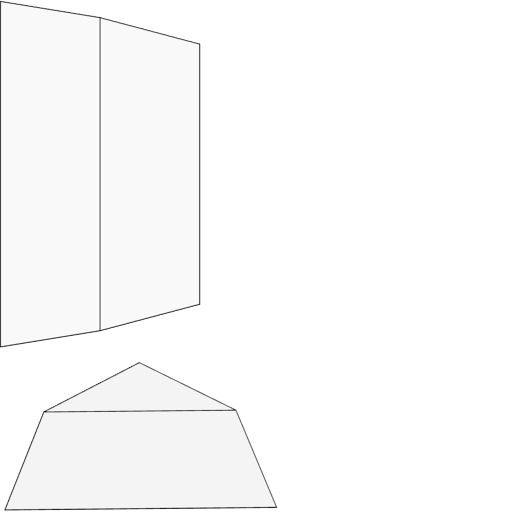
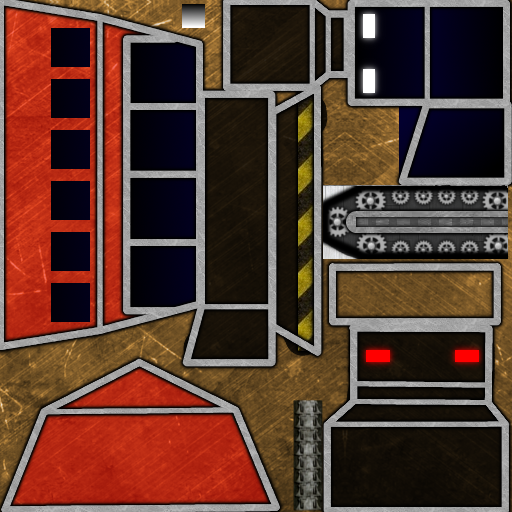
Layer changes from the first 512×512 image to the second:
added layer "Livello incollato#10" above "perimetro2" over (x1=293, y1=185, x2=508, y2=511)
added layer "perimetro2" above "perimetro2 copia" over (x1=0, y1=0, x2=512, y2=512)
added layer "perimetro2 copia" above "danger" over (x1=0, y1=0, x2=512, y2=512)
added layer "danger" above "danger copia" over (x1=298, y1=89, x2=319, y2=351)
added layer "danger copia" above "sfuma" over (x1=292, y1=83, x2=325, y2=357)
added layer "sfuma" above "luci copia" over (x1=182, y1=4, x2=205, y2=27)
added layer "luci copia" above "luci" over (x1=352, y1=3, x2=490, y2=373)
added layer "luci" above "scuro" over (x1=363, y1=14, x2=479, y2=362)
added layer "scuro" (80%) above "vetro" over (x1=183, y1=0, x2=509, y2=512)
added layer "vetro" above "colore" over (x1=51, y1=4, x2=510, y2=322)
added layer "colore" (50%) above "Livello incollato copia" over (x1=0, y1=3, x2=273, y2=512)
added layer "Livello incollato copia" above "euf_saving_vehicle.png" over (x1=0, y1=0, x2=512, y2=512)
painted on "euf_saving_vehicle.png" over (x1=185, y1=0, x2=509, y2=511)
